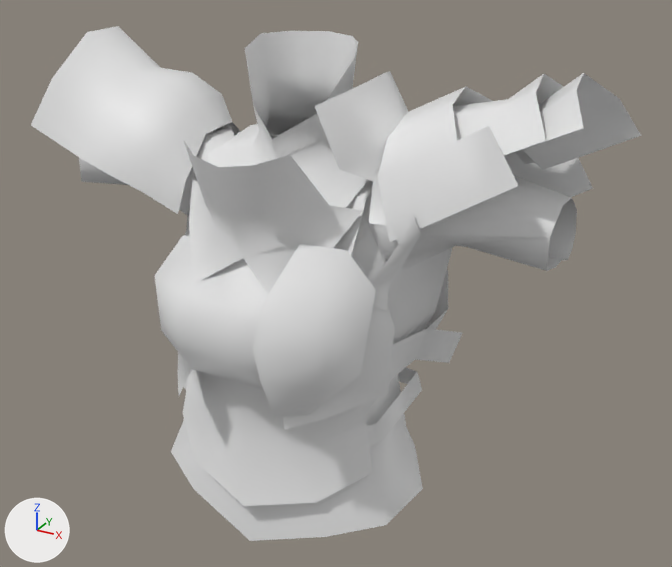
An edit to the glTF model public/models/armor/f_body039.glb, drawn before and after from the same camera.
The view is the same before and after, from a 50 mm lens placed at (54.0, -89.0, 70.2), pointed at (3.8, 2.2, 24.5). Lighting does not change. The marker at lower left points along +X, +Y and +Z. The first picture is the older version. Materials are left out; every surface is plain grey. Vertices at exactly the same position are counted once.
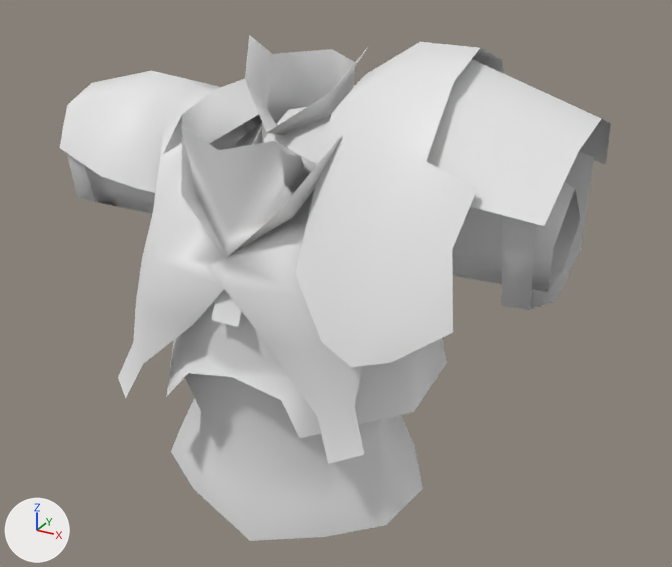
Diff of the bpy script that builds the scene:
```diff
--- a/public/models/armor/f_body039.glb.py
+++ b/public/models/armor/f_body039.glb.py
@@ me_mesh_0 @@
 # used by ob_mesh_0; location = (0.0, 0.0, 0.0); scale = (35.8, 17.5, 53.6)
-me_mesh_0.from_pydata(...)  # 409 vertices, 525 faces; spans x -0.91..1.0, y -1.0..0.86, z -0.1..1.0
+me_mesh_0.from_pydata(...)  # 380 vertices, 522 faces; spans x -0.98..1.0, y -0.91..1.0, z -0.1..1.0
+# me_mesh_0 part 1: the loose piece of 180 vertices spanning x -0.53..0.86, y -0.95..0.77, z -0.1..0.78 is rebuilt with 118 vertices and now spans x -0.95..0.95, y -0.65..0.67, z -0.1..0.85
+# me_mesh_0 part 2: the loose piece of 37 vertices spanning x -0.31..0.31, y -0.61..0.86, z 0.6..1.0 is rebuilt with 15 vertices and now spans x -0.07..0.28, y -0.67..0.73, z 0.6..0.92
+# me_mesh_0 part 3: the loose piece of 30 vertices spanning x -0.91..-0.32, y -0.53..0.73, z 0.62..0.98 is rebuilt with 20 vertices and now spans x -0.98..-0.41, y -0.41..0.67, z 0.65..0.88
+# me_mesh_0 part 4: the loose piece of 18 vertices spanning x 0.32..0.88, y -0.46..0.71, z 0.56..0.92 is rebuilt with 30 vertices and now spans x 0.22..0.8, y -0.91..0.86, z 0.5..1.0
+# me_mesh_0 part 5: the loose piece of 15 vertices spanning x 0.47..0.91, y -0.35..0.65, z 0.75..0.97 is rebuilt with 10 vertices and now spans x 0.56..1.0, y -0.52..0.66, z 0.75..0.98
+# me_mesh_0 part 6: a new loose piece of 78 vertices spanning x -0.51..0.51, y -0.82..1.0, z 0.25..0.88
+# me_mesh_0 part 7: a new loose piece of 58 vertices spanning x -0.52..0.52, y -0.73..0.75, z 0.25..0.77
+# me_mesh_0 part 8: a new loose piece of 25 vertices spanning x -0.27..0.27, y -0.3..0.51, z 0.68..0.98
+# me_mesh_0 part 9: the loose piece of 20 vertices spanning x -0.5..0.4, y -0.4..0.58, z 0.17..0.23 is deleted
+# me_mesh_0 part 10: the loose piece of 10 vertices spanning x 0.63..1.0, y -0.33..0.62, z 0.75..0.97 is deleted
+# me_mesh_0 part 11: the loose piece of 9 vertices spanning x 0.36..0.54, y -0.5..-0.26, z 0.5..0.73 is deleted
+# me_mesh_0 part 12
+# 80 vertices are removed from x -0.86..0.52, y -1.0..0.63, z 0.3..0.94
+# 97 faces are deleted
+# 21 vertices are added at x -0.93..0.93, y -0.74..0.57, z 0.48..0.78
+# 5 new vertices lie (0.09, 0.0, 0.0) away from vertices in x -0.9..0.83, y -0.32..0.54, z 0.53..0.59
+# 20 new faces join them
+# other edits to the shape of me_mesh_0 do not show in these pictures
@@ ob_mesh_0 @@
 ob_mesh_0.location = (0.0, 0.0, 0.0)
-ob_mesh_0.scale = (35.8, 17.5, 53.6)
+ob_mesh_0.scale = (33.4, 21.2, 54.2)
```

What differs and where, as boxes [x1, y1, x2, y2] in the pictures (672 x 567 px):
'Mesh_0', reshaped, rescaled (10% narrower)
    before: [31, 26, 641, 541]
    after: [60, 35, 611, 541]
part 1 of me_mesh_0, rebuilt (17% wider)
    before: [155, 126, 577, 541]
    after: [85, 123, 581, 541]
part 2 of me_mesh_0, rebuilt
    before: [207, 31, 368, 208]
    after: [264, 107, 333, 165]
part 3 of me_mesh_0, rebuilt (9% narrower, 35% shorter)
    before: [31, 26, 241, 214]
    after: [60, 71, 250, 193]
part 4 of me_mesh_0, rebuilt
    before: [378, 87, 593, 242]
    after: [295, 42, 504, 367]
part 5 of me_mesh_0, rebuilt
    before: [453, 74, 564, 164]
    after: [426, 59, 611, 226]
part 6 of me_mesh_0, added
    after: [118, 78, 364, 464]
part 7 of me_mesh_0, added
    after: [166, 120, 447, 438]
part 8 of me_mesh_0, added
    after: [245, 35, 367, 143]
part 9 of me_mesh_0, deleted
    before: [184, 368, 422, 446]
part 10 of me_mesh_0, deleted
    before: [506, 73, 641, 170]
part 11 of me_mesh_0, deleted
    before: [373, 212, 421, 311]
part 12 of me_mesh_0, built on
    before: [79, 71, 408, 417]
    after: [67, 152, 595, 327]
